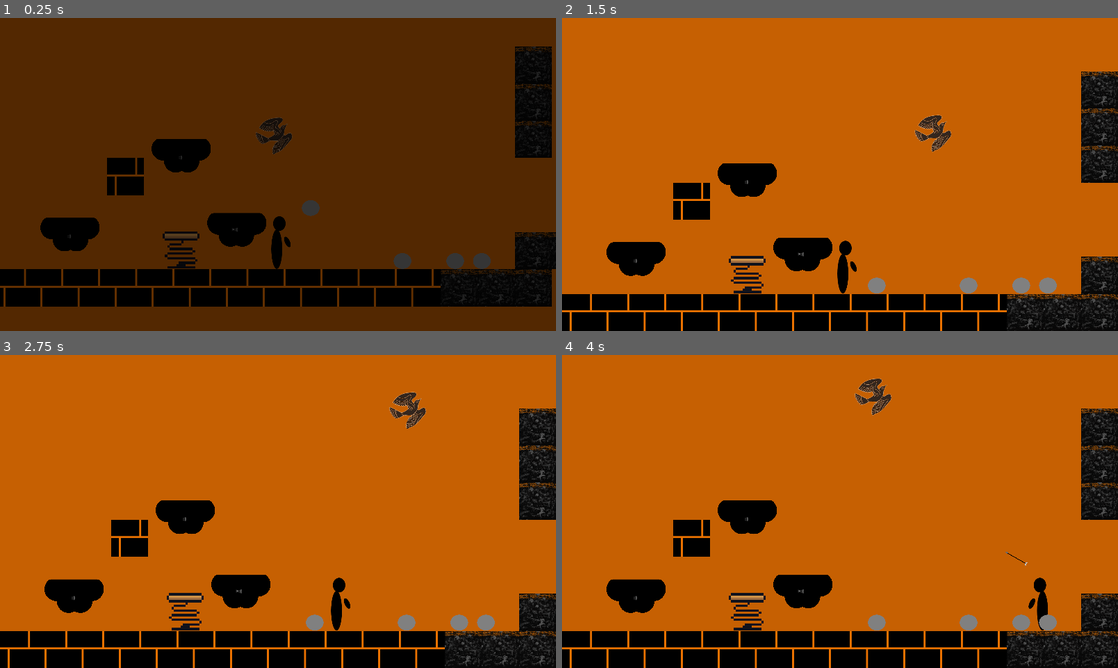
Above: before the commit, frames 1-4 (two rows, left to right).
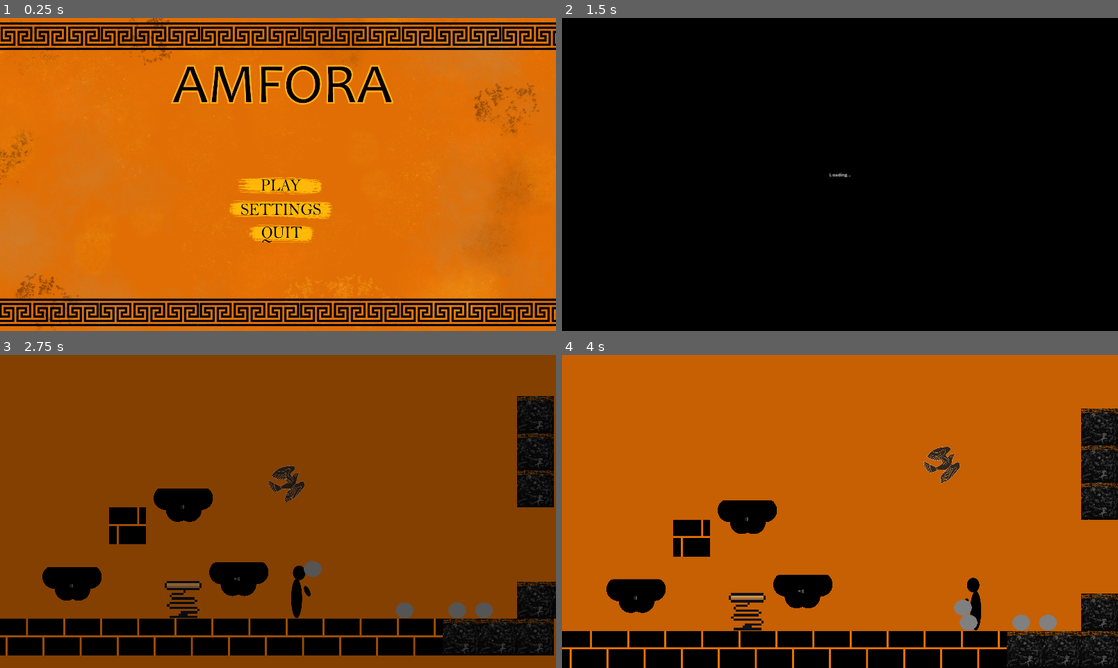
Above: after the commit, the same moments.

Repository: franmatijevic/GreekPlatformer
Game: Godot game, scene res://src/ui/main_menu.tscn
Same seed, same stepped clock (60 frames per second), same inputs: the game is played once before the commit and once after it. Before the commit the project starts from res://src/levels/test_level.tscn. The engine's default icon, where the game draws it, is replaced by a stand-in: a white triangle on a blue panel in a dark square.
Inputs (mouse positions are in pixels of both pictures, inside the frame that each line leads up to):
- Up to frame 1 (0.25 s): no input
- Up to frame 2 (1.5 s): click (840, 187) at 0.52 s; click (840, 187) at 1.27 s
- Up to frame 3 (2.75 s): hold D (right) from 2.03 s (still down); tap Q (drop_item) at 2.1 s; tap W (up) at 2.27 s
- Up to frame 4 (4 s): tap Space (pickThrow) at 2.85 s; tap W (up) at 3.02 s; release D (right) at 3.53 s; hold A (left) from 3.53 s (still down); tap F (shoot) at 3.6 s

The runs differ from the first frame. In frame 1, 98% of the frame differs, in the area x 0-100%, y 0-100%; in frame 2, 85%; in frame 3, 91%; in frame 4, 1.6%.

Commit message:
Pause menu v1.0
- jednostavan pause menu dodan

Diff:
--- a/greekplatformer/project.godot
+++ b/greekplatformer/project.godot
@@ -11,7 +11,7 @@
 [application]
 
 config/name="GreekPlatformer"
-run/main_scene="res://src/levels/test_level.tscn"
+run/main_scene="res://src/ui/main_menu.tscn"
 config/features=PackedStringArray("4.3", "Forward Plus")
 run/max_fps=60
 config/icon="res://icon.svg"
@@ -86,6 +86,11 @@
 "events": [Object(InputEventKey,"resource_local_to_scene":false,"resource_name":"","device":-1,"window_id":0,"alt_press …(192 unchanged characters)…
 ]
 }
+pause={
+"deadzone": 0.5,
+"events": [Object(InputEventKey,"resource_local_to_scene":false,"resource_name":"","device":-1,"window_id":0,"alt_pressed":false,"shift_pressed":false,"ctrl_pressed":false,"meta_pressed":false,"pressed":false,"keycode":0,"physical_keycode":4194305,"key_label":0,"unicode":0,"location":0,"echo":false,"script":null)
+]
+}
 
 [layer_names]
 
--- a/greekplatformer/src/levels/generic_level.gd
+++ b/greekplatformer/src/levels/generic_level.gd
@@ -1,6 +1,11 @@
 extends Node2D
 
+#PAUSE SECTION
+var paused: bool = false
+
 @export var current_room:Area2D
+@onready var canvas_layer_pause: CanvasLayer = $CanvasLayerPause
+
 
 var new_next_level
 var prev_room
@@ -13,6 +18,10 @@
 	if Input.is_action_just_pressed("restart"):
 		if(get_node("Camera").block==false):
 			restart()
+	#PAUSE SECTION
+	if Input.is_action_pressed("pause"):
+		pauseMenu()
+
 
 func restart():
 	get_node("BlackScreen/Control").modulate.a=1
@@ -49,3 +58,15 @@
 	for i in prev_room.get_node("Objects").get_children():
 		if(get_node("Player").holding_object != i):
 			i.call_deferred("queue_free")
+
+
+#PAUSE SECTION
+
+func pauseMenu():
+	if paused:
+		canvas_layer_pause.hide()
+		get_tree().paused = false
+	else:
+		canvas_layer_pause.show()
+		get_tree().paused = true
+	paused = !paused
--- a/greekplatformer/src/levels/generic_level.tscn
+++ b/greekplatformer/src/levels/generic_level.tscn
@@ -7,6 +7,7 @@
 [ext_resource type="Texture2D" uid="uid://cfbl0e13s3tj0" path="res://src/environment/environmentArt/floor/BrickFloor4.png" id="3_qfqkm"]
 [ext_resource type="Script" path="res://src/levels/levelElements/camera.gd" id="5_sveee"]
 [ext_resource type="Script" path="res://src/levels/levelElements/cameraStates/follow_player.gd" id="6_ourqe"]
+[ext_resource type="PackedScene" uid="uid://cv001k4gc8bu8" path="res://src/ui/pause_menu.tscn" id="7_5ljx5"]
 [ext_resource type="Script" path="res://src/levels/levelElements/cameraStates/room_transition.gd" id="8_qapjt"]
 
 [sub_resource type="TileSetAtlasSource" id="TileSetAtlasSource_361e8"]
@@ -64,6 +65,7 @@
 tile_set = SubResource("TileSet_xr8xv")
 
 [node name="Player" parent="." instance=ExtResource("2_u6sfn")]
+process_mode = 1
 position = Vector2(-592, -200)
 
 [node name="Camera" type="Node2D" parent="." node_paths=PackedStringArray("player", "current_state")]
@@ -84,4 +86,9 @@
 [node name="RoomTransition" type="Node" parent="Camera/States"]
 script = ExtResource("8_qapjt")
 
+[node name="CanvasLayerPause" type="CanvasLayer" parent="."]
+visible = false
+
+[node name="PauseMenu" parent="CanvasLayerPause" instance=ExtResource("7_5ljx5")]
+
 [connection signal="end_transition" from="Camera/States/RoomTransition" to="." method="_on_room_transition_end_transition"]
--- a/greekplatformer/src/levels/test_level.tscn
+++ b/greekplatformer/src/levels/test_level.tscn
@@ -53,6 +53,7 @@
 position = Vector2(512, 296)
 
 [node name="RigidBody2D4" parent="Room/Objects" index="4" instance=ExtResource("3_awdoy")]
+process_mode = 3
 position = Vector2(1103, 499)
 
 [node name="cloud_platform" parent="Room/Objects" index="5" instance=ExtResource("4_ca2gx")]
--- a/greekplatformer/src/ui/main_menu.tscn
+++ b/greekplatformer/src/ui/main_menu.tscn
@@ -130,6 +130,7 @@
 texture_hover = ExtResource("15_ds08j")
 
 [node name="Continue" type="TextureButton" parent="options/playOptions/FlowContainer/HFlowContainer"]
+visible = false
 layout_mode = 2
 texture_normal = ExtResource("16_eev0j")
 texture_pressed = ExtResource("17_rus5j")
--- /dev/null
+++ b/greekplatformer/src/ui/pause_menu.gd
@@ -0,0 +1,13 @@
+extends Control
+
+@onready var generic_level_script = $"../.."
+
+func _input(_event: InputEvent) -> void:
+	if Input.is_action_pressed("pause"):
+		generic_level_script.pauseMenu()
+
+func _on_resume_pressed() -> void:
+	generic_level_script.pauseMenu()
+
+func _on_quit_pressed() -> void:
+	get_tree().quit()
--- /dev/null
+++ b/greekplatformer/src/ui/pause_menu.tscn
@@ -0,0 +1,53 @@
+[gd_scene load_steps=2 format=3 uid="uid://cv001k4gc8bu8"]
+
+[ext_resource type="Script" path="res://src/ui/pause_menu.gd" id="1_wmr8m"]
+
+[node name="PauseMenu" type="Control"]
+process_mode = 2
+layout_mode = 3
+anchors_preset = 15
+anchor_right = 1.0
+anchor_bottom = 1.0
+grow_horizontal = 2
+grow_vertical = 2
+script = ExtResource("1_wmr8m")
+
+[node name="Panel" type="Panel" parent="."]
+layout_mode = 1
+anchors_preset = 8
+anchor_left = 0.5
+anchor_top = 0.5
+anchor_right = 0.5
+anchor_bottom = 0.5
+grow_horizontal = 2
+grow_vertical = 2
+
+[node name="VBoxContainer" type="VBoxContainer" parent="Panel"]
+layout_mode = 1
+anchors_preset = 8
+anchor_left = 0.5
+anchor_top = 0.5
+anchor_right = 0.5
+anchor_bottom = 0.5
+offset_left = -307.5
+offset_top = -224.5
+offset_right = 307.5
+offset_bottom = 224.5
+grow_horizontal = 2
+grow_vertical = 2
+
+[node name="Label" type="Label" parent="Panel/VBoxContainer"]
+layout_mode = 2
+text = "PAUSE"
+horizontal_alignment = 1
+
+[node name="Resume" type="Button" parent="Panel/VBoxContainer"]
+layout_mode = 2
+text = "Resume"
+
+[node name="Quit" type="Button" parent="Panel/VBoxContainer"]
+layout_mode = 2
+text = "Quit"
+
+[connection signal="pressed" from="Panel/VBoxContainer/Resume" to="." method="_on_resume_pressed"]
+[connection signal="pressed" from="Panel/VBoxContainer/Quit" to="." method="_on_quit_pressed"]
Not shown: 1 places in greekplatformer/src/levels/generic_level.tscn that only renumber resources
